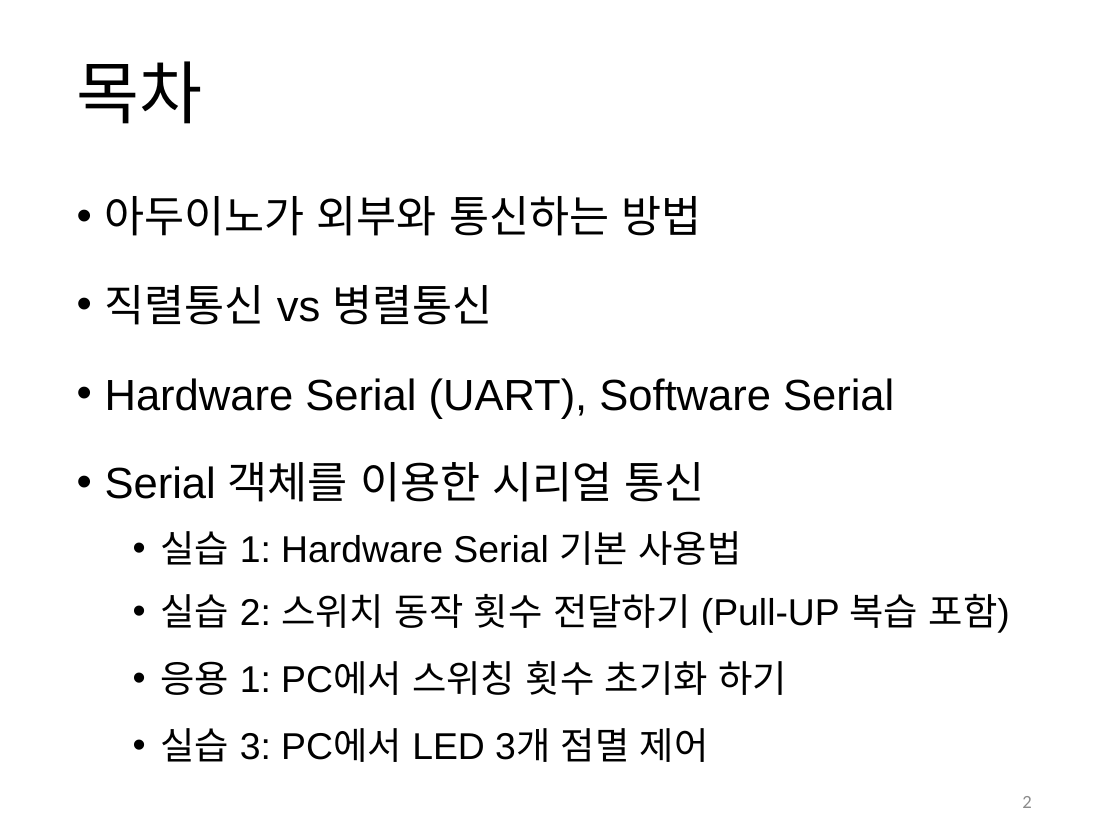
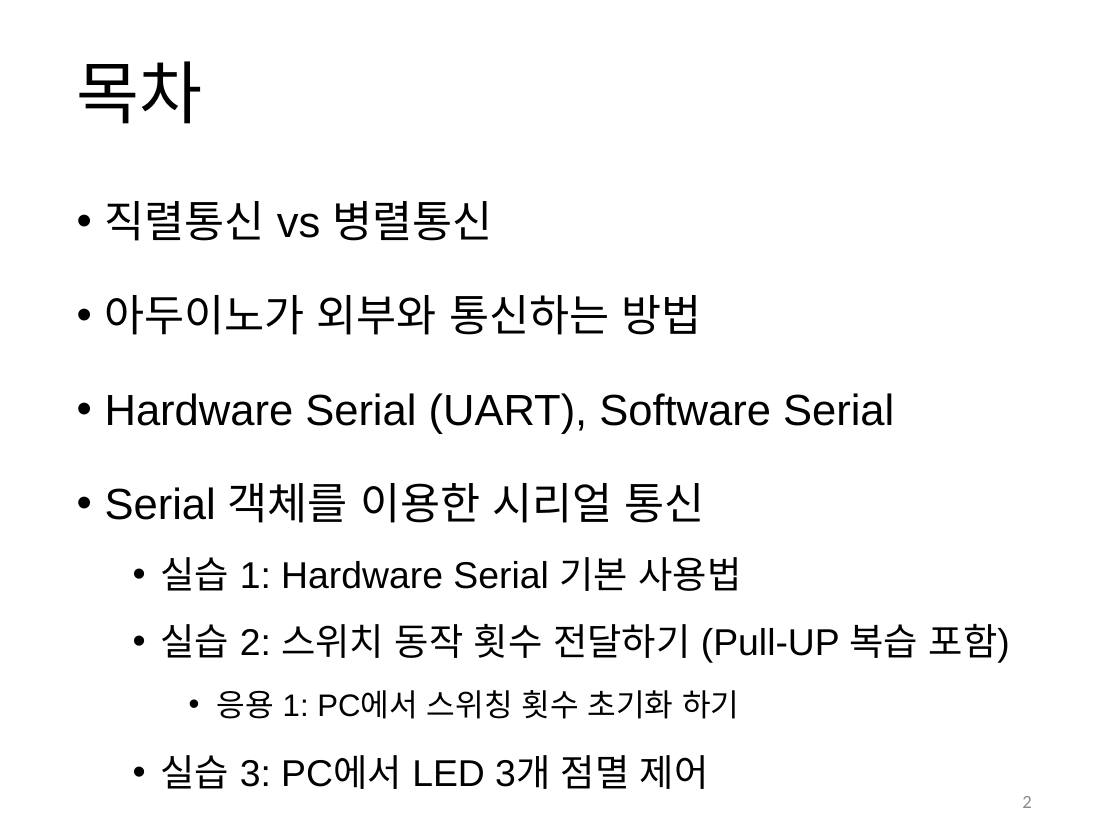
Before and after one commit to iot2019/Week05, a slide deck: slide 2 of Week05.pptx. Drawn at 1120x840 pixels with LibreOffice and Linux fonts; fonts in the diff are those of the drawing. Boxes give left, top, right and bottom in pixels: in the first picture for what was removed or moved away, otherwise in the second. Text is boxed around its words. In the diff, an @@ line names an element or a change of style, - is before the commit and + after.

```diff
--- a/Week05.pptx
+++ b/Week05.pptx
@@ text at <box>105,201,492,241</box>: paragraph added @@
+• 직렬통신 vs 병렬통신
@@ text at <box>105,285,492,325</box>: paragraph removed @@
-• 직렬통신 vs 병렬통신
@@ text at <box>105,295,1010,789</box>: size 24 to 20 pt in "응용 1: PC에서 스위칭 횟수 초기화 하기"; line spacing 1.4 to 1.5; list level 2 to 3 in "응용 1: PC에서 스위칭 횟수 ..."; line spacing 1.5 to 1.6 @@
```
Also in this commit, not shown: 4 other slides changed, 5 slides added.
